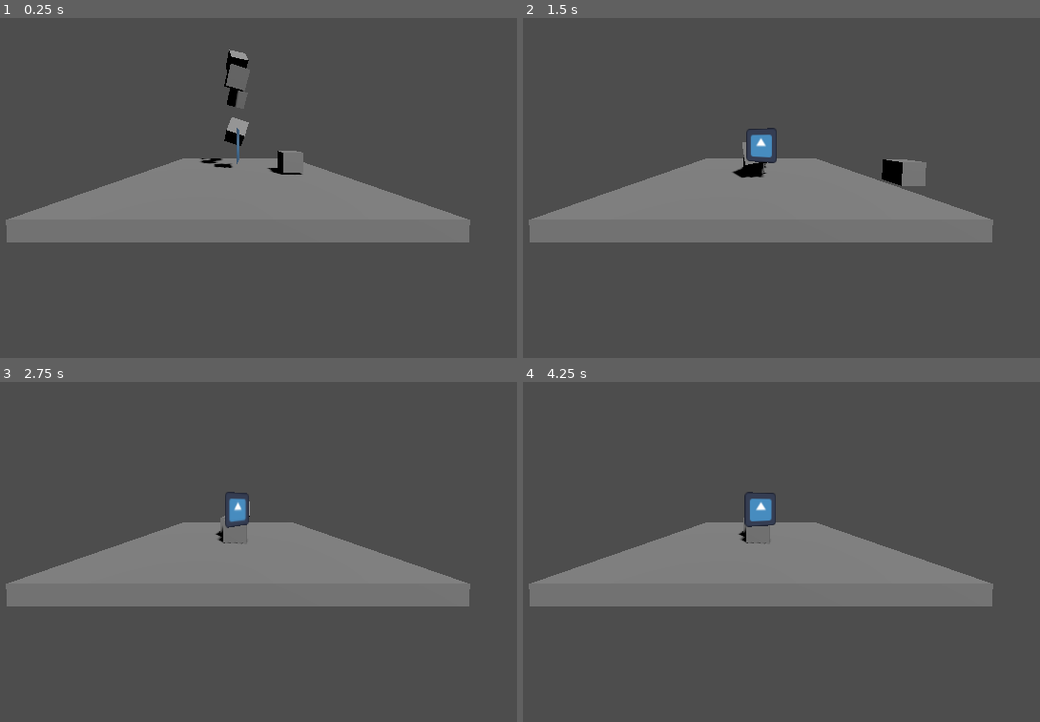
Above: before the commit, frames 1-4 (two rows, left to right).
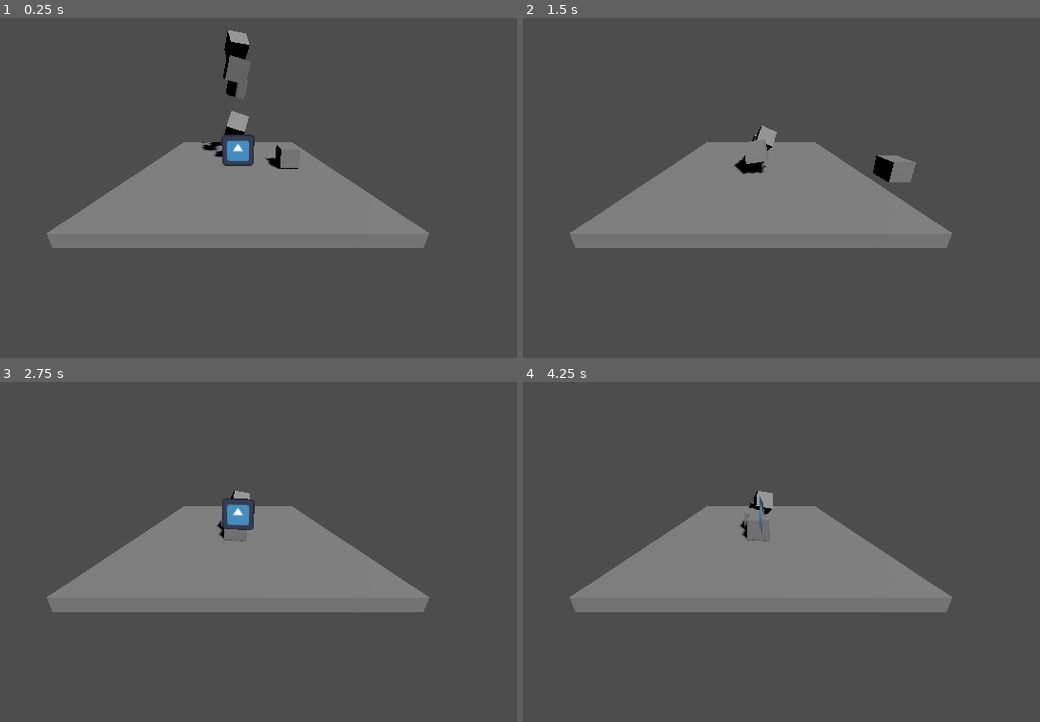
Above: after the commit, the same moments.

Repository: V102002/Godot-3D-Platformer
Game: Godot game, scene res://level_1.tscn
Same seed, same stepped clock (60 frames per second), same inputs: the game is played once before the commit and once after it. The engine's default icon, where the game draws it, is replaced by a stand-in: a white triangle on a blue panel in a dark square.
Inputs:
- Up to frame 1 (0.25 s): no input
- Up to frame 2 (1.5 s): tap Enter (ui_accept) at 0.5, 0.77 s; hold Right (ui_right) 0.53-1.28 s; hold Down (ui_down) from 1.28 s (still down)
- Up to frame 3 (2.75 s): tap Enter (ui_accept) at 1.52 s; release Down (ui_down) at 2.03 s; hold Right (ui_right) from 2.03 s (still down)
- Up to frame 4 (4.25 s): release Right (ui_right) at 2.78 s; hold Up (ui_up) 2.78-3.53 s; tap Enter (ui_accept) at 3.02, 3.77 s; hold Left (ui_left) from 3.53 s (still down)

The runs differ from the first frame. In frame 1, 6.3% of the frame differs, in the area x 1-91%, y 3-68%; in frame 2, 6.3%; in frame 3, 5.6%; in frame 4, 5.7%.

Commit message:
Added an if and elif statement

Diff:
--- a/3dplatformer/icon.gd
+++ b/3dplatformer/icon.gd
@@ -3,6 +3,7 @@
 var coins = 5 #Number
 var player_name = "Robot" #String
 var hearts = 3.5 #float
+var key_collected=true #Boolean
 # Called when the node enters the scene tree for the first time.
 func _ready() -> void:
 	pass
@@ -10,4 +11,7 @@
 
 # Called every frame. 'delta' is the elapsed time since the previous frame.
 func _process(delta: float) -> void:
-	rotate_y(0.1)
+	if Input.is_action_pressed("ui_left"):
+		rotate_y(deg_to_rad(-2))
+	if Input.is_action_pressed("ui_right"):
+		rotate_y(deg_to_rad(2))
--- a/3dplatformer/level_1.tscn
+++ b/3dplatformer/level_1.tscn
@@ -14,7 +14,7 @@
 [node name="Level1" type="Node3D"]
 
 [node name="Camera3D" type="Camera3D" parent="."]
-transform = Transform3D(1, 0, 0, 0, 0.999604, 0.0281311, 0, -0.0281311, 0.999604, 0, 1.9805, 8.04874)
+transform = Transform3D(1, 0, 0, 0, 0.968409, 0.249366, 0, -0.249366, 0.968409, 0, 3.45457, 8.04874)
 fov = 112.279
 
 [node name="Floor" type="StaticBody3D" parent="."]
